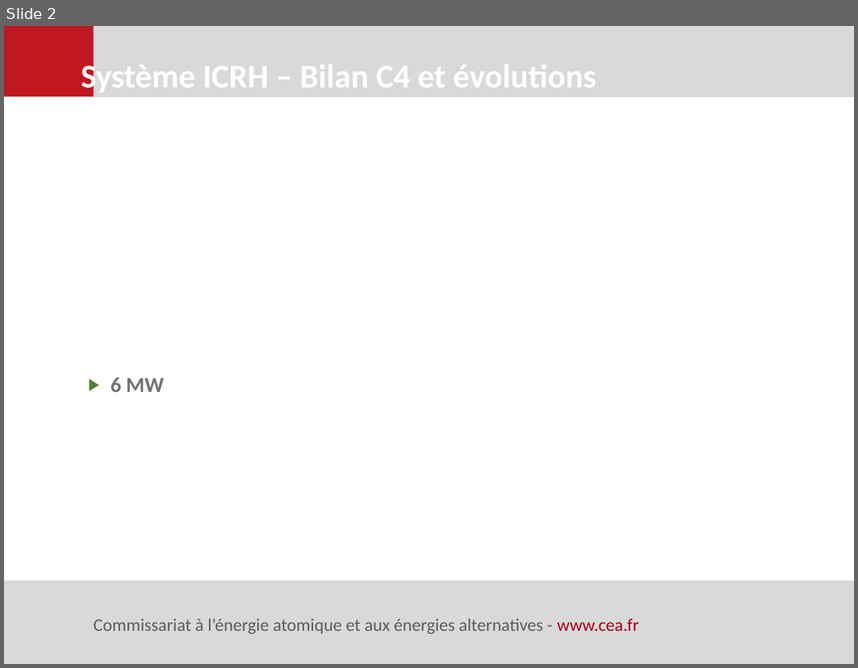
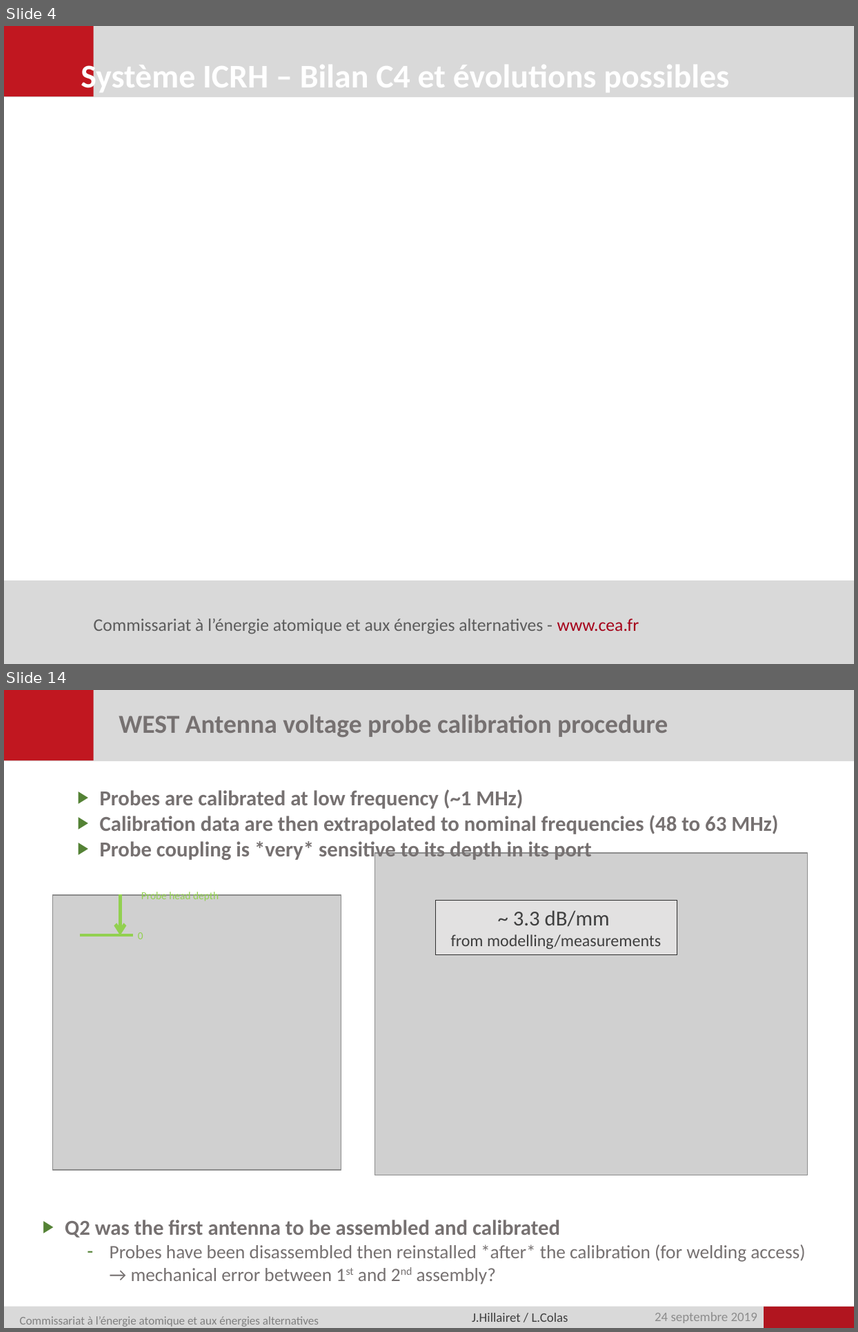
Before and after one commit to jhillairet/WEST_C4, a slide deck: presentations/2019-09-24_Evolutions possibles systeme ICRH de WEST.pptx. Shown one above the other, each under a label of ours: slide 2 before the commit, slides 4 and 14 after it; the slides between them are not shown. The pictures are 858x668 and 858x1332 pixels, drawn with LibreOffice and Linux fonts; fonts in the diff are those of the drawing; grey boxes stand for pictures; background and template pictures are left out. Boxes give left, top, right and bottom in pixels: in the first picture for what was removed or moved away, otherwise in the second. Text is boxed around its words. In the diff, an @@ line names an element or a change of style, - is before the commit and + after.

```diff
--- a/presentations/2019-09-24_Evolutions possibles systeme ICRH de WEST.pptx
+++ b/presentations/2019-09-24_Evolutions possibles systeme ICRH de WEST.pptx
@@ slide 14 added at <box>4,690,854,1328</box>, background #FFFFFF; not listed: 4 template elements that a slide beside it also shows @@
@@ title added at <box>119,714,668,737</box>, 22 pt, text #767171, bold @@
+WEST Antenna voltage probe calibration procedure
@@ text added at <box>100,789,778,862</box>, 18 pt, text #767171, bold @@
+▶ Probes are calibrated at low frequency (~1 MHz)
+▶ Calibration data are then extrapolated to nominal frequencies (48 to 63 MHz)
+▶ Probe coupling is *very* sensitive to its depth in its port
@@ picture added at <box>375,854,807,1175</box> @@
@@ picture added at <box>52,895,341,1170</box> @@
@@ arrow added from (121, 894) to (121, 935), #92D050 3 pt @@
@@ text added at <box>141,889,219,901</box>, 9 pt, text #92D050 @@
+Probe head depth
@@ rectangle added at <box>435,901,677,955</box>, fill #E7E6E6 at 80% opacity, outline #2F2F2F 0.75 pt, 14 pt, text #3F3F3F @@
+~ 3.3 dB/mm
+from modelling/measurements
@@ line added from (80, 935) to (133, 935), #92D050 2.25 pt @@
@@ text added at <box>138,932,143,939</box>, 9 pt, text #92D050 @@
+0
@@ text added at <box>65,1219,805,1284</box>, 16 pt, text #767171 @@
+▶ Q2 was the first antenna to be assembled and calibrated
+  – Probes have been disassembled then reinstalled *after* the calibration (for welding access)
+    → mechanical error between 1st and 2nd assembly?
@@ text added at <box>20,1316,319,1326</box>, 10 pt, text #808080 @@
+Commissariat à l’énergie atomique et aux énergies alternatives
@@ text added at <box>472,1312,568,1321</box>, 11 pt, text #3F3F3F @@
+J.Hillairet / L.Colas
@@ text added at <box>655,1312,757,1323</box>, 11 pt, text #8C8C8C @@
+24 septembre 2019
@@ what was slide 2 is now slide 4 @@
@@ slide 4 changed as well @@
@@ text at <box>81,56,729,96</box>: text changed @@
-Système ICRH – Bilan C4 et évolutions
+Système ICRH – Bilan C4 et évolutions possibles
@@ text removed at <box>110,377,164,392</box> @@
-▶ 6 MW
```
Also in this commit, not shown: 1 other slide changed, 20 other slides added, 17 other files.
